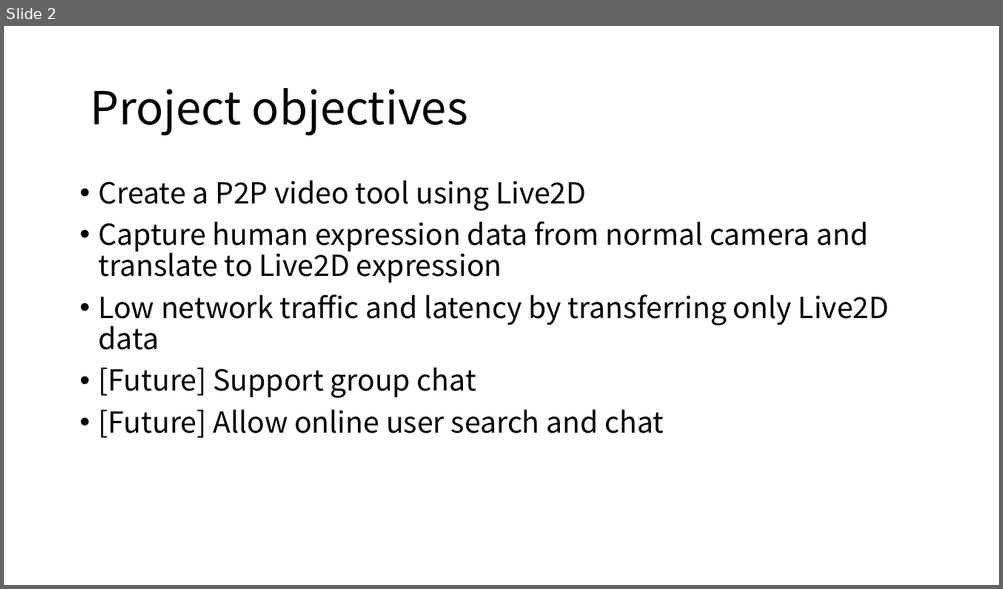
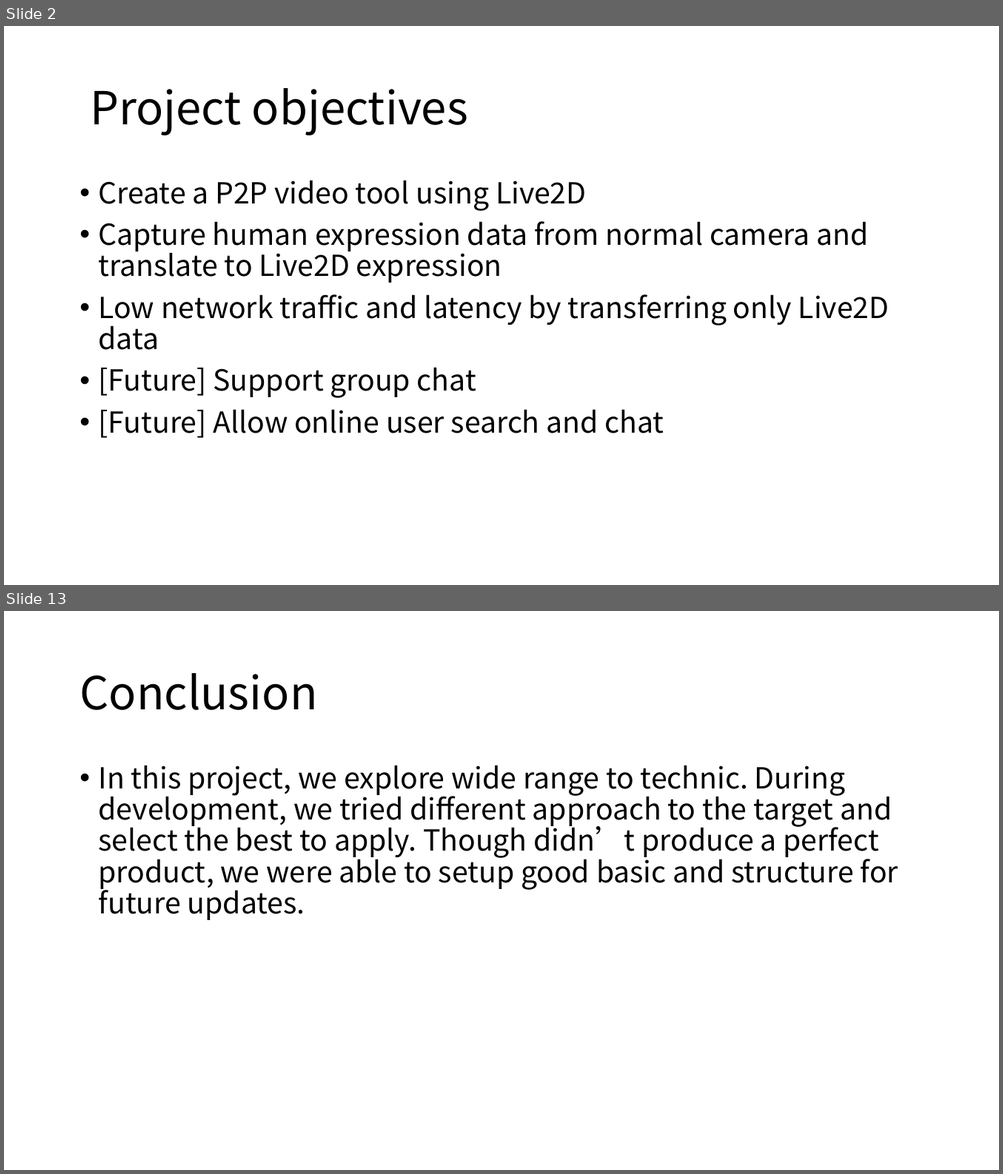
Before and after one commit to Luke-lujunxian/Live2D_VideoChat, a slide deck: Project Description.pptx. Shown one above the other, each under a label of ours: slide 2 before the commit, slides 2 and 13 after it; the slides between them are not shown. The pictures are 1003x589 and 1003x1174 pixels, drawn with LibreOffice and Linux fonts; fonts in the diff are those of the drawing. Boxes give left, top, right and bottom in pixels: in the first picture for what was removed or moved away, otherwise in the second. Text is boxed around its words. In the diff, an @@ line names an element or a change of style, - is before the commit and + after.

```diff
--- a/Project Description.pptx
+++ b/Project Description.pptx
@@ slide 13 added at (4, 611, 999, 1170), background #FFFFFF @@
@@ title added at (79, 673, 317, 710), 44 pt, text #000000 @@
+Conclusion
@@ text added at (99, 765, 898, 920), 28 pt, text #000000 @@
+• In this project, we explore wide range to technic. During development, we tried different approach to the target and select the best to apply. Though didn’t produce a perfect product, we were able to setup good basic and structure for future updates.
```
Also in this commit, not shown: 4 slides changed, 6 other slides added, 1 slide removed.
